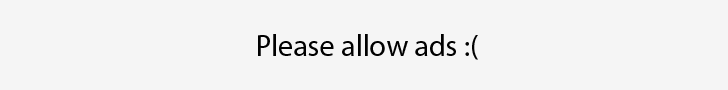
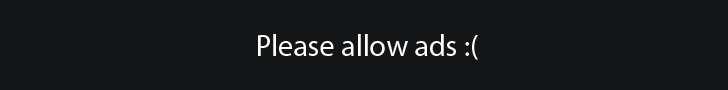
Two versions of the same layered image (w=728, h=90). Layer-by-layer changes:
painted on "Please allow ads :(" over [258, 34, 478, 60]
painted on "Background" over [0, 0, 728, 90]
